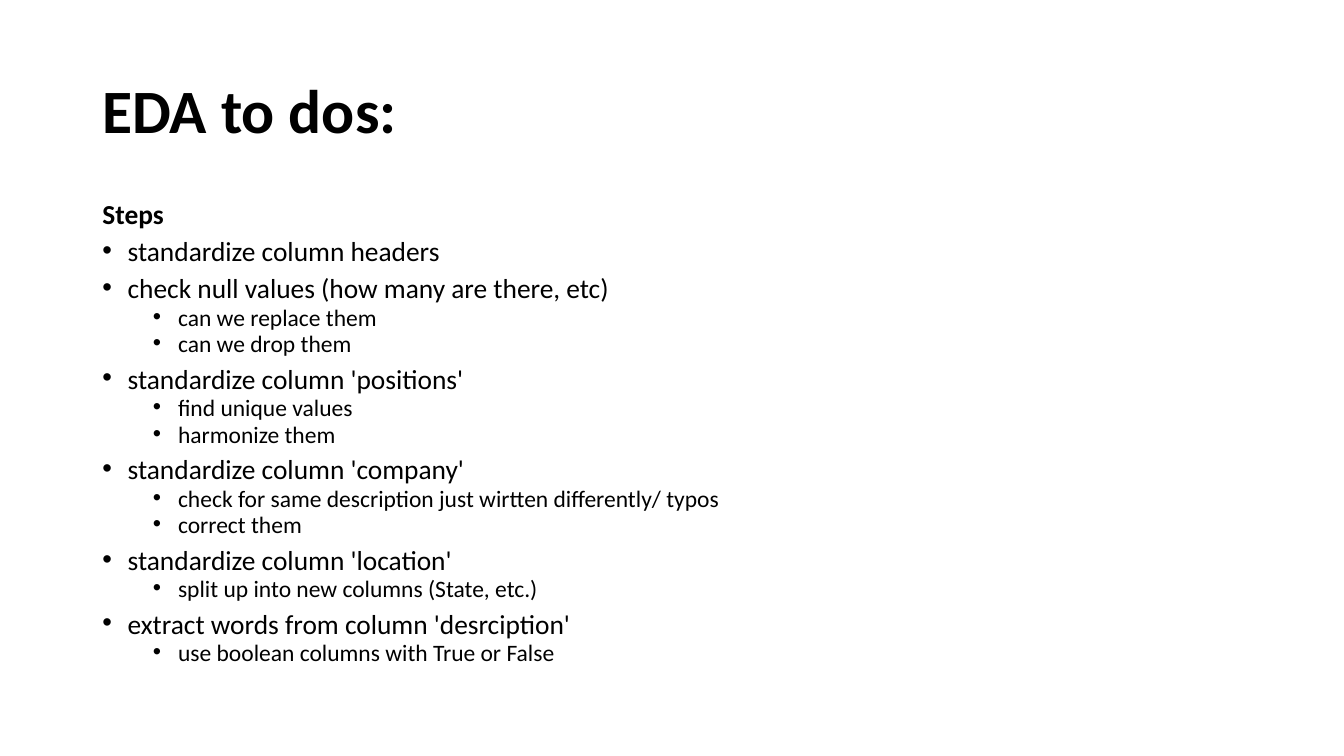
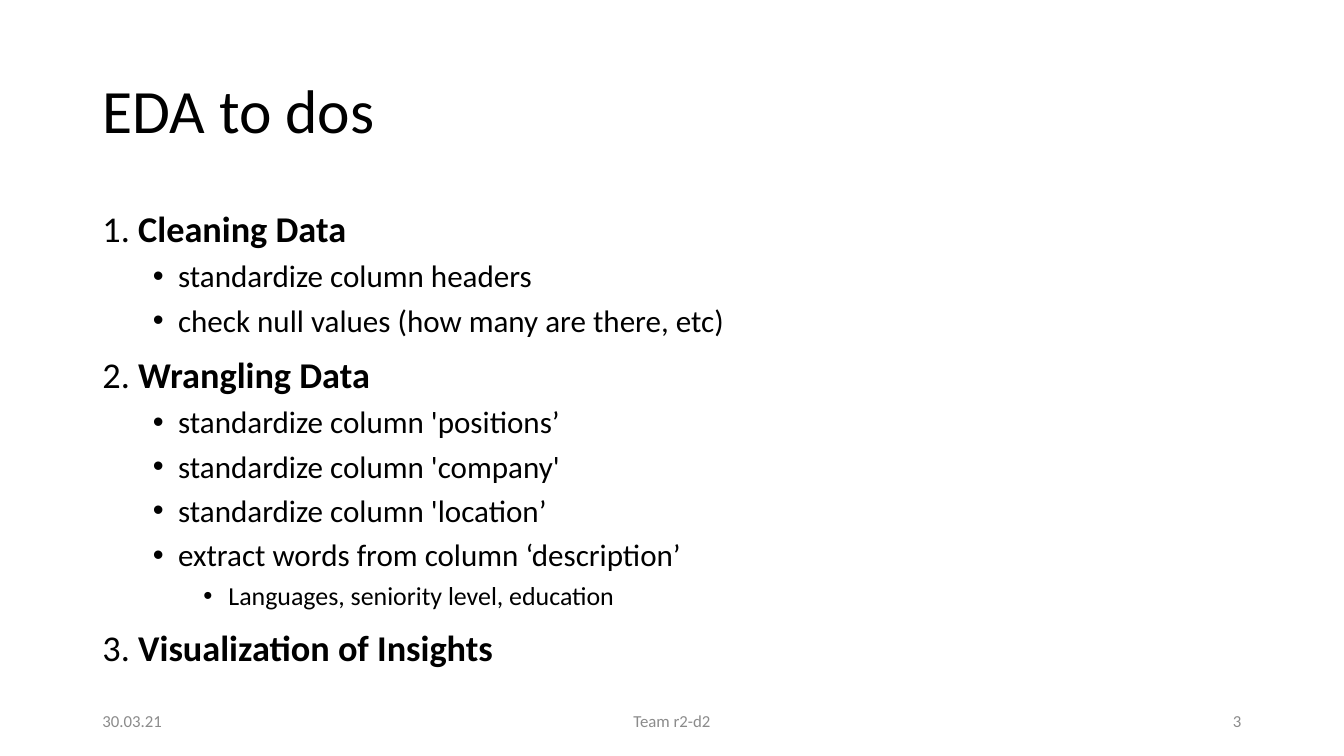
Before and after one commit to JosephineBiedermann/GroupProject1, a slide deck: slide 3 of Project1Presentation.pptx. Drawn at 1344x756 pixels with LibreOffice and Linux fonts; fonts in the diff are those of the drawing. Boxes give left, top, right and bottom in pixels: in the first picture for what was removed or moved away, otherwise in the second. Text is boxed around its words. In the diff, an @@ line names an element or a change of style, - is before the commit and + after.

```diff
--- a/Project1Presentation.pptx
+++ b/Project1Presentation.pptx
@@ title at box(102, 90, 375, 134): text changed; bold off @@
-EDA to dos:
+EDA to dos
@@ text at box(102, 216, 347, 248): text changed; size 19.6 to 25.9 pt @@
-Steps
+1. Cleaning Data
@@ text at box(178, 265, 724, 483): size 19.6 to 22.2 pt in "standardize column headers", "check null values (how many are there, ...", "standardize column 'company'"; list level 1 to 2 in "standardize column headers"; line spacing 0.7 to 1; list level 1 to 2 in "check null values (how many ..."; list level 1 to 2 in "standardize column 'company'" @@
@@ text at box(102, 362, 560, 438): text changed; size 16.8 to 22.2 pt @@
-  • can we replace them
-  • can we drop them
-• standardize column 'positions'
-  • find unique values
-  • harmonize them
+2. Wrangling Data
+  • standardize column 'positions’
@@ text at box(102, 500, 681, 667): text changed; size 16.8 to 22.2 pt @@
-  • check for same description just wirtten differently/ typos
-  • correct them
-• standardize column 'location'
-  • split up into new columns (State, etc.)
-• extract words from column 'desrciption'
-  • use boolean columns with True or False
+  • standardize column 'location’
+  • extract words from column ‘description’
+    • Languages, seniority level, education
+3. Visualization of Insights
@@ text added at box(102, 716, 161, 727), 12 pt, text #8C8C8C @@
+30.03.21
@@ text added at box(633, 715, 711, 727), 12 pt, text #8C8C8C @@
+Team r2-d2
@@ page number added at box(1233, 716, 1241, 727), 12 pt, text #8C8C8C @@
+3
```
Also in this commit, not shown: 13 other slides changed, 6 slides added, 1 slide removed.
